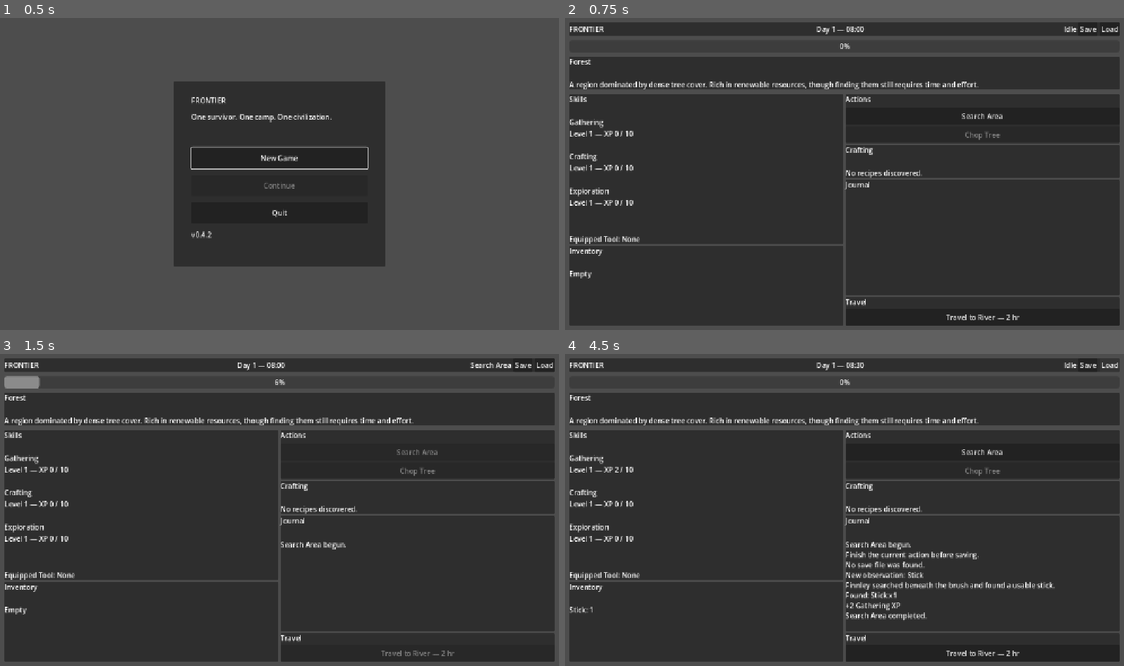
Above: before the commit, frames 1-4 (two rows, left to right).
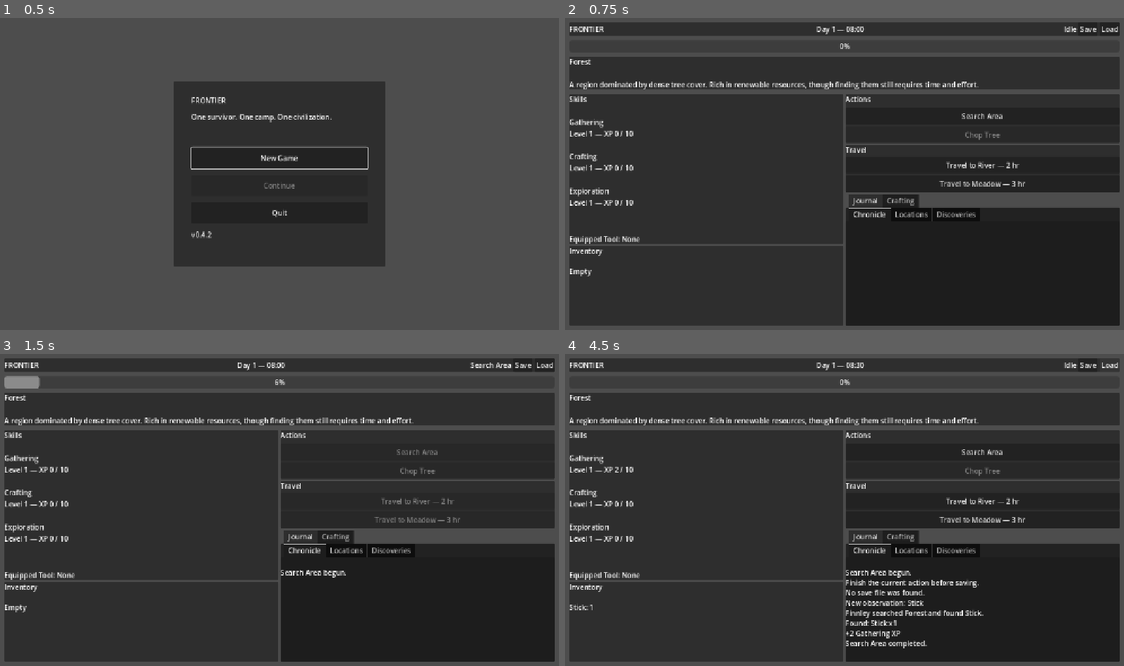
Above: after the commit, the same moments.

Repository: thegrundle-git/frontierthegame
Game: Godot game, scene res://scenes/ui/MainMenu.tscn
The game is run twice, just before and just after one commit, with the same random seed, the same clock (stepped at 60 frames per second) and the same inputs.
Inputs:
- Up to frame 1 (0.5 s): no input
- Up to frame 2 (0.75 s): click "New Game" at 0.5 s
- Up to frame 3 (1.5 s): click "Search Area" at 1.25 s
- Up to frame 4 (4.5 s): click "Save" at 2 s; click "Load" at 2.75 s

Frame 1 is identical in both runs. In frame 2, 3.9% of the frame differs, in the area x 0-100%, y 41-97%; in frame 3, 4.0%; in frame 4, 6.5%.

Commit message:
v0.5.0-alpha2 - Exploration foundation and UI overhaul
- Added Meadow as the third explorable location
- Added location-specific search loot tables
- Added Wild Herb and Wild Flower resources
- Refactored SearchAction to use location data instead of hardcoded loot
- Added SearchLootEntryData resource for biome-specific loot tables
- Introduced Journal tabs (Chronicle, Locations, Discoveries)
- Moved Crafting into its own Detail tab
- Converted Inventory to a scrolling RichTextLabel
- Fixed UI resizing issues caused by growing inventory, crafting, and journal content
- Improved layout scalability for future content
- Prepared the foundation for permanent journal entries, landmarks, and generated narratives

Diff:
--- /dev/null
+++ b/resources/items/flower.tres
@@ -0,0 +1,13 @@
+[gd_resource type="Resource" script_class="ItemData" format=3 uid="uid://cjeguvv2epm3y"]
+
+[ext_resource type="Script" uid="uid://b7c5v3pbowv1w" path="res://scripts/resources/ItemData.gd" id="1_i1juu"]
+
+[resource]
+script = ExtResource("1_i1juu")
+id = "flower"
+display_name = "Wild Flower"
+description = "A small flower rising above the grass. Its bright petals seem almost wasteful in a place where everything else struggles to survive."
+category = "Resource"
+weight = 0.05
+tags = Array[String](["gathering", "plant"])
+metadata/_custom_type_script = "uid://b7c5v3pbowv1w"
--- /dev/null
+++ b/resources/items/herb.tres
@@ -0,0 +1,13 @@
+[gd_resource type="Resource" script_class="ItemData" format=3 uid="uid://cmecjlbpkscjm"]
+
+[ext_resource type="Script" uid="uid://b7c5v3pbowv1w" path="res://scripts/resources/ItemData.gd" id="1_8w3dx"]
+
+[resource]
+script = ExtResource("1_8w3dx")
+id = "herb"
+display_name = "Wild Herb"
+description = "A hardy plant with a sharp, earthy scent. Its exact uses remain uncertain, but plants like this rarely grow without purpose."
+category = "Resource"
+weight = 0.05
+tags = Array[String](["gathering", "plant"])
+metadata/_custom_type_script = "uid://b7c5v3pbowv1w"
--- a/resources/locations/forest.tres
+++ b/resources/locations/forest.tres
@@ -3,13 +3,44 @@
 [ext_resource type="Resource" uid="uid://b83evycxax6um" path="res://resources/actions/search_area.tres" id="2_36u8b"]
 [ext_resource type="Script" uid="uid://dxiqo5ie3ebvb" path="res://scripts/resources/LocationData.gd" id="2_mqbdk"]
 [ext_resource type="Resource" uid="uid://d3im85fkwvyg2" path="res://resources/actions/chop_tree.tres" id="3_7q3hv"]
+[ext_resource type="Resource" uid="uid://ctwviw0tgrfik" path="res://resources/items/berry.tres" id="4_b71gb"]
 [ext_resource type="Script" uid="uid://clqlxjcsk56f3" path="res://scripts/resources/TravelConnectionData.gd" id="5_e2bfc"]
+[ext_resource type="Script" uid="uid://c3lxm4ibtebmo" path="res://scripts/resources/SearchLootEntryData.gd" id="5_ov7sf"]
+[ext_resource type="Resource" uid="uid://ctcp0jcmcamdv" path="res://resources/items/stick.tres" id="6_mnpna"]
+[ext_resource type="Resource" uid="uid://clcyx5iqp0lgl" path="res://resources/items/stone.tres" id="7_im3hc"]
 
-[sub_resource type="Resource" id="Resource_jq5ug"]
+[sub_resource type="Resource" id="Resource_r8hcy"]
+script = ExtResource("5_ov7sf")
+item = ExtResource("4_b71gb")
+weight = 15
+maximum_amount = 2
+metadata/_custom_type_script = "uid://c3lxm4ibtebmo"
+
+[sub_resource type="Resource" id="Resource_3pxe2"]
+script = ExtResource("5_ov7sf")
+item = ExtResource("6_mnpna")
+weight = 45
+maximum_amount = 2
+metadata/_custom_type_script = "uid://c3lxm4ibtebmo"
+
+[sub_resource type="Resource" id="Resource_jwej7"]
+script = ExtResource("5_ov7sf")
+item = ExtResource("7_im3hc")
+weight = 30
+metadata/_custom_type_script = "uid://c3lxm4ibtebmo"
+
+[sub_resource type="Resource" id="Resource_mqbdk"]
 script = ExtResource("5_e2bfc")
 destination_id = "river"
 duration_seconds = 4.0
-description = "Follow a narrow animal trail downhill until the sound of running water breaks through the trees."
+metadata/_custom_type_script = "uid://clqlxjcsk56f3"
+
+[sub_resource type="Resource" id="Resource_36u8b"]
+script = ExtResource("5_e2bfc")
+destination_id = "meadow"
+duration_seconds = 5.0
+game_minutes = 180
+xp_reward = 3
 metadata/_custom_type_script = "uid://clqlxjcsk56f3"
 
 [resource]
@@ -18,5 +49,6 @@
 display_name = "Forest"
 description = "A region dominated by dense tree cover. Rich in renewable resources, though finding them still requires time and effort."
 available_actions = [ExtResource("2_36u8b"), ExtResource("3_7q3hv")]
-travel_connections = [SubResource("Resource_jq5ug")]
+travel_connections = [SubResource("Resource_mqbdk"), SubResource("Resource_36u8b"), null]
+search_loot = Array[Resource]([SubResource("Resource_r8hcy"), SubResource("Resource_3pxe2"), SubResource("Resource_jwej7")])
 metadata/_custom_type_script = "uid://dxiqo5ie3ebvb"
--- /dev/null
+++ b/resources/locations/meadow.tres
@@ -0,0 +1,56 @@
+[gd_resource type="Resource" script_class="LocationData" format=3 uid="uid://dfj6hpa5okysq"]
+
+[ext_resource type="Script" uid="uid://dxw7aqst831bm" path="res://scripts/resources/ActionData.gd" id="1_1vv03"]
+[ext_resource type="Resource" uid="uid://b83evycxax6um" path="res://resources/actions/search_area.tres" id="1_np2v2"]
+[ext_resource type="Script" uid="uid://dxiqo5ie3ebvb" path="res://scripts/resources/LocationData.gd" id="3_fefgo"]
+[ext_resource type="Resource" uid="uid://cmecjlbpkscjm" path="res://resources/items/herb.tres" id="4_1hl72"]
+[ext_resource type="Script" uid="uid://clqlxjcsk56f3" path="res://scripts/resources/TravelConnectionData.gd" id="4_fefgo"]
+[ext_resource type="Script" uid="uid://c3lxm4ibtebmo" path="res://scripts/resources/SearchLootEntryData.gd" id="5_mj1na"]
+[ext_resource type="Resource" uid="uid://ctwviw0tgrfik" path="res://resources/items/berry.tres" id="6_sko63"]
+[ext_resource type="Resource" uid="uid://ctcp0jcmcamdv" path="res://resources/items/stick.tres" id="7_lcd2k"]
+[ext_resource type="Resource" uid="uid://cjeguvv2epm3y" path="res://resources/items/flower.tres" id="8_h4vq3"]
+
+[sub_resource type="Resource" id="Resource_wuuc8"]
+script = ExtResource("5_mj1na")
+item = ExtResource("4_1hl72")
+weight = 35
+maximum_amount = 2
+metadata/_custom_type_script = "uid://c3lxm4ibtebmo"
+
+[sub_resource type="Resource" id="Resource_hpfw3"]
+script = ExtResource("5_mj1na")
+item = ExtResource("6_sko63")
+weight = 25
+maximum_amount = 2
+metadata/_custom_type_script = "uid://c3lxm4ibtebmo"
+
+[sub_resource type="Resource" id="Resource_xlnlg"]
+script = ExtResource("5_mj1na")
+item = ExtResource("7_lcd2k")
+weight = 20
+metadata/_custom_type_script = "uid://c3lxm4ibtebmo"
+
+[sub_resource type="Resource" id="Resource_k18l8"]
+script = ExtResource("5_mj1na")
+item = ExtResource("8_h4vq3")
+weight = 12
+metadata/_custom_type_script = "uid://c3lxm4ibtebmo"
+
+[sub_resource type="Resource" id="Resource_36u8b"]
+script = ExtResource("4_fefgo")
+destination_id = "forest"
+duration_seconds = 5.0
+game_minutes = 180
+xp_reward = 3
+metadata/_custom_type_script = "uid://clqlxjcsk56f3"
+
+[resource]
+script = ExtResource("3_fefgo")
+id = "meadow"
+display_name = "Meadow"
+description = "Tall grass sways gently in the breeze, concealing herbs, flowers, and the occasional wandering animal. The open land feels peaceful, but even peaceful places can hide danger."
+available_actions = Array[ExtResource("1_1vv03")]([ExtResource("1_np2v2")])
+travel_connections = Array[ExtResource("4_fefgo")]([SubResource("Resource_36u8b")])
+search_loot = Array[Resource]([SubResource("Resource_wuuc8"), SubResource("Resource_hpfw3"), SubResource("Resource_xlnlg"), SubResource("Resource_k18l8")])
+empty_search_weight = 8
+metadata/_custom_type_script = "uid://dxiqo5ie3ebvb"
--- a/resources/locations/river.tres
+++ b/resources/locations/river.tres
@@ -1,8 +1,32 @@
 [gd_resource type="Resource" script_class="LocationData" format=3 uid="uid://c34dox5ofuluv"]
 
+[ext_resource type="Script" uid="uid://dxw7aqst831bm" path="res://scripts/resources/ActionData.gd" id="1_tisep"]
 [ext_resource type="Resource" uid="uid://b83evycxax6um" path="res://resources/actions/search_area.tres" id="2_lq47s"]
 [ext_resource type="Script" uid="uid://dxiqo5ie3ebvb" path="res://scripts/resources/LocationData.gd" id="2_tisep"]
 [ext_resource type="Script" uid="uid://clqlxjcsk56f3" path="res://scripts/resources/TravelConnectionData.gd" id="3_lq47s"]
+[ext_resource type="Resource" uid="uid://clcyx5iqp0lgl" path="res://resources/items/stone.tres" id="4_thqau"]
+[ext_resource type="Script" uid="uid://c3lxm4ibtebmo" path="res://scripts/resources/SearchLootEntryData.gd" id="5_77xmv"]
+[ext_resource type="Resource" uid="uid://ctcp0jcmcamdv" path="res://resources/items/stick.tres" id="6_8y3ha"]
+[ext_resource type="Resource" uid="uid://ctwviw0tgrfik" path="res://resources/items/berry.tres" id="7_5txsx"]
+
+[sub_resource type="Resource" id="Resource_xsfm0"]
+script = ExtResource("5_77xmv")
+item = ExtResource("4_thqau")
+weight = 45
+maximum_amount = 2
+metadata/_custom_type_script = "uid://c3lxm4ibtebmo"
+
+[sub_resource type="Resource" id="Resource_rv83x"]
+script = ExtResource("5_77xmv")
+item = ExtResource("6_8y3ha")
+weight = 25
+metadata/_custom_type_script = "uid://c3lxm4ibtebmo"
+
+[sub_resource type="Resource" id="Resource_627l5"]
+script = ExtResource("5_77xmv")
+item = ExtResource("7_5txsx")
+weight = 20
+metadata/_custom_type_script = "uid://c3lxm4ibtebmo"
 
 [sub_resource type="Resource" id="Resource_b71gb"]
 script = ExtResource("3_lq47s")
@@ -16,6 +40,7 @@
 id = "river"
 display_name = "River"
 description = "A natural freshwater watercourse that supports the surrounding environment. A dependable source of water and a common place to find useful resources."
-available_actions = [ExtResource("2_lq47s")]
-travel_connections = [SubResource("Resource_b71gb")]
+available_actions = Array[ExtResource("1_tisep")]([ExtResource("2_lq47s")])
+travel_connections = Array[ExtResource("3_lq47s")]([SubResource("Resource_b71gb")])
+search_loot = Array[Resource]([SubResource("Resource_xsfm0"), SubResource("Resource_rv83x"), SubResource("Resource_627l5")])
 metadata/_custom_type_script = "uid://dxiqo5ie3ebvb"
--- a/scenes/ui/GameUI.tscn
+++ b/scenes/ui/GameUI.tscn
@@ -115,12 +115,10 @@
 layout_mode = 2
 theme_override_constants/separation = 8
 
-[node name="InventoryLabel" type="Label" parent="ScreenMargin/MainLayout/MiddleRow/LeftColumn/InventoryPanel/InventoryLayout" unique_id=1375334822]
-unique_name_in_owner = true
-layout_mode = 2
-text = "Inventory
-
-Empty"
+[node name="InventoryLabel" type="RichTextLabel" parent="ScreenMargin/MainLayout/MiddleRow/LeftColumn/InventoryPanel/InventoryLayout" unique_id=1901707611]
+unique_name_in_owner = true
+layout_mode = 2
+size_flags_vertical = 3
 
 [node name="RightColumn" type="VBoxContainer" parent="ScreenMargin/MainLayout/MiddleRow" unique_id=2073829759]
 layout_mode = 2
@@ -141,55 +139,85 @@
 unique_name_in_owner = true
 layout_mode = 2
 
-[node name="CraftPanel" type="PanelContainer" parent="ScreenMargin/MainLayout/MiddleRow/RightColumn" unique_id=12433698]
-layout_mode = 2
-
-[node name="CraftList" type="VBoxContainer" parent="ScreenMargin/MainLayout/MiddleRow/RightColumn/CraftPanel" unique_id=1776161968]
-layout_mode = 2
-
-[node name="RecipeLabel" type="Label" parent="ScreenMargin/MainLayout/MiddleRow/RightColumn/CraftPanel/CraftList" unique_id=1619250410]
-unique_name_in_owner = true
-layout_mode = 2
+[node name="TravelPanel" type="PanelContainer" parent="ScreenMargin/MainLayout/MiddleRow/RightColumn" unique_id=1056504366]
+layout_mode = 2
+
+[node name="TravelLayout" type="VBoxContainer" parent="ScreenMargin/MainLayout/MiddleRow/RightColumn/TravelPanel" unique_id=1701085096]
+layout_mode = 2
+
+[node name="TravelTitle" type="Label" parent="ScreenMargin/MainLayout/MiddleRow/RightColumn/TravelPanel/TravelLayout" unique_id=1896659793]
+layout_mode = 2
+text = "Travel"
+
+[node name="TravelList" type="VBoxContainer" parent="ScreenMargin/MainLayout/MiddleRow/RightColumn/TravelPanel/TravelLayout" unique_id=1482779917]
+unique_name_in_owner = true
+layout_mode = 2
+
+[node name="DetailTabs" type="TabContainer" parent="ScreenMargin/MainLayout/MiddleRow/RightColumn" unique_id=314125264]
+layout_mode = 2
+size_flags_vertical = 3
+current_tab = 0
+
+[node name="Journal" type="PanelContainer" parent="ScreenMargin/MainLayout/MiddleRow/RightColumn/DetailTabs" unique_id=1891697158]
+layout_mode = 2
+size_flags_vertical = 3
+metadata/_tab_index = 0
+
+[node name="JournalTabs" type="TabContainer" parent="ScreenMargin/MainLayout/MiddleRow/RightColumn/DetailTabs/Journal" unique_id=848680813]
+unique_name_in_owner = true
+layout_mode = 2
+current_tab = 0
+
+[node name="Chronicle" type="MarginContainer" parent="ScreenMargin/MainLayout/MiddleRow/RightColumn/DetailTabs/Journal/JournalTabs" unique_id=2021029852]
+layout_mode = 2
+metadata/_tab_index = 0
+
+[node name="EventLog" type="RichTextLabel" parent="ScreenMargin/MainLayout/MiddleRow/RightColumn/DetailTabs/Journal/JournalTabs/Chronicle" unique_id=606803694]
+unique_name_in_owner = true
+layout_mode = 2
+scroll_following = true
+
+[node name="Locations" type="MarginContainer" parent="ScreenMargin/MainLayout/MiddleRow/RightColumn/DetailTabs/Journal/JournalTabs" unique_id=1193564463]
+visible = false
+layout_mode = 2
+metadata/_tab_index = 1
+
+[node name="LocationsLog" type="RichTextLabel" parent="ScreenMargin/MainLayout/MiddleRow/RightColumn/DetailTabs/Journal/JournalTabs/Locations" unique_id=1351369458]
+unique_name_in_owner = true
+layout_mode = 2
+text = "No locations recorded."
+
+[node name="Discoveries" type="MarginContainer" parent="ScreenMargin/MainLayout/MiddleRow/RightColumn/DetailTabs/Journal/JournalTabs" unique_id=1940248824]
+visible = false
+layout_mode = 2
+metadata/_tab_index = 2
+
+[node name="DiscoveriesLog" type="RichTextLabel" parent="ScreenMargin/MainLayout/MiddleRow/RightColumn/DetailTabs/Journal/JournalTabs/Discoveries" unique_id=220362884]
+unique_name_in_owner = true
+layout_mode = 2
+text = "No discoveries recorded."
+
+[node name="Crafting" type="PanelContainer" parent="ScreenMargin/MainLayout/MiddleRow/RightColumn/DetailTabs" unique_id=12433698]
+visible = false
+layout_mode = 2
+metadata/_tab_index = 1
+
+[node name="CraftList" type="VBoxContainer" parent="ScreenMargin/MainLayout/MiddleRow/RightColumn/DetailTabs/Crafting" unique_id=1776161968]
+layout_mode = 2
+
+[node name="RecipeLabel" type="Label" parent="ScreenMargin/MainLayout/MiddleRow/RightColumn/DetailTabs/Crafting/CraftList" unique_id=1619250410]
+unique_name_in_owner = true
+layout_mode = 2
+size_flags_vertical = 1
 text = "Crafting
 
 No recipes discovered."
 
-[node name="CraftButton" type="Button" parent="ScreenMargin/MainLayout/MiddleRow/RightColumn/CraftPanel/CraftList" unique_id=2007992763]
-unique_name_in_owner = true
+[node name="CraftButton" type="Button" parent="ScreenMargin/MainLayout/MiddleRow/RightColumn/DetailTabs/Crafting/CraftList" unique_id=2007992763]
+unique_name_in_owner = true
+custom_minimum_size = Vector2(0, 38)
 layout_mode = 2
 text = "Craft Stone Axe"
-
-[node name="JournalPanel" type="PanelContainer" parent="ScreenMargin/MainLayout/MiddleRow/RightColumn" unique_id=1891697158]
-layout_mode = 2
-size_flags_vertical = 3
-
-[node name="JournalLayout" type="VBoxContainer" parent="ScreenMargin/MainLayout/MiddleRow/RightColumn/JournalPanel" unique_id=947956]
-layout_mode = 2
-theme_override_constants/separation = 8
-
-[node name="JournalTitle" type="Label" parent="ScreenMargin/MainLayout/MiddleRow/RightColumn/JournalPanel/JournalLayout" unique_id=336282257]
-layout_mode = 2
-text = "Journal"
-
-[node name="EventLog" type="RichTextLabel" parent="ScreenMargin/MainLayout/MiddleRow/RightColumn/JournalPanel/JournalLayout" unique_id=782362239]
-unique_name_in_owner = true
-layout_mode = 2
-size_flags_vertical = 3
-scroll_following = true
-
-[node name="TravelPanel" type="PanelContainer" parent="ScreenMargin/MainLayout/MiddleRow/RightColumn" unique_id=1056504366]
-layout_mode = 2
-
-[node name="TravelLayout" type="VBoxContainer" parent="ScreenMargin/MainLayout/MiddleRow/RightColumn/TravelPanel" unique_id=1701085096]
-layout_mode = 2
-
-[node name="TravelTitle" type="Label" parent="ScreenMargin/MainLayout/MiddleRow/RightColumn/TravelPanel/TravelLayout" unique_id=1896659793]
-layout_mode = 2
-text = "Travel"
-
-[node name="TravelList" type="VBoxContainer" parent="ScreenMargin/MainLayout/MiddleRow/RightColumn/TravelPanel/TravelLayout" unique_id=1482779917]
-unique_name_in_owner = true
-layout_mode = 2
 
 [node name="EventOverlay" type="CenterContainer" parent="." unique_id=1164358211]
 unique_name_in_owner = true
@@ -225,4 +253,4 @@
 
 [connection signal="pressed" from="ScreenMargin/MainLayout/HeaderPanel/HeaderLayout/SaveButton" to="." method="_on_save_button_pressed"]
 [connection signal="pressed" from="ScreenMargin/MainLayout/HeaderPanel/HeaderLayout/LoadButton" to="." method="_on_load_button_pressed"]
-[connection signal="pressed" from="ScreenMargin/MainLayout/MiddleRow/RightColumn/CraftPanel/CraftList/CraftButton" to="." method="_on_craft_button_pressed"]
+[connection signal="pressed" from="ScreenMargin/MainLayout/MiddleRow/RightColumn/DetailTabs/Crafting/CraftList/CraftButton" to="." method="_on_craft_button_pressed"]
--- a/scripts/actions/SearchAction.gd
+++ b/scripts/actions/SearchAction.gd
@@ -6,77 +6,125 @@
 	if survivor == null:
 		return false
 
-	var roll := randi_range(1, 100)
+	var location := GameManager.current_location
 
-	var item_id := ""
-	var amount := 0
-	var event_text := ""
+	if location == null:
+		_add_event(
+			"There is nowhere to search."
+		)
+		return false
 
-	if roll <= 45:
-		item_id = "stick"
-		amount = 1
-
-		event_text = (
-			survivor.data.display_name
-			+ " searched beneath the brush and found a usable stick."
-		)
-
-	elif roll <= 75:
-		item_id = "stone"
-		amount = 1
-
-		event_text = (
-			survivor.data.display_name
-			+ " uncovered a loose stone among the dirt and roots."
-		)
-
-	elif roll <= 90:
-		item_id = "berry"
-		amount = 1
-
-		event_text = (
-			survivor.data.display_name
-			+ " found a cluster of wild berries."
-		)
-
-	else:
-		event_text = (
-			survivor.data.display_name
-			+ " searched the area but found nothing useful."
-		)
+	var chosen_entry := _choose_loot_entry(
+		location
+	)
 
 	survivor.gain_knowledge(1)
 
-	if not item_id.is_empty():
-		survivor.inventory.add_item(
-			item_id,
-			amount
+	if chosen_entry == null:
+		_add_event(
+			survivor.data.display_name
+			+ " searched "
+			+ location.display_name
+			+ " but found nothing useful."
 		)
 
-		DiscoveryManager.record_item_observation(
-			item_id
+		DiscoveryManager.check_discoveries()
+		return true
+
+	if chosen_entry.item == null:
+		push_warning(
+			"Search loot entry has no item in location: "
+			+ location.id
 		)
+		return false
+
+	var amount := chosen_entry.get_random_amount()
+	var item := chosen_entry.item
+
+	survivor.inventory.add_item(
+		item.id,
+		amount
+	)
+
+	DiscoveryManager.record_item_observation(
+		item.id
+	)
 
 	DiscoveryManager.check_discoveries()
 
-	_add_event(event_text)
+	_add_event(
+		survivor.data.display_name
+		+ " searched "
+		+ location.display_name
+		+ " and found "
+		+ item.display_name
+		+ "."
+	)
 
-	if not item_id.is_empty():
-		var item_data := ItemDatabase.get_item(
-			item_id
-		)
-
-		if item_data != null:
-			_add_event(
-				"Found: "
-				+ item_data.display_name
-				+ " x"
-				+ str(amount)
-			)
+	_add_event(
+		"Found: "
+		+ item.display_name
+		+ " x"
+		+ str(amount)
+	)
 
 	return true
 
 
+func _choose_loot_entry(
+	location: LocationData
+) -> SearchLootEntryData:
+	var total_weight: int = maxi(
+		location.empty_search_weight,
+		0
+	)
+
+	for entry in location.search_loot:
+		if entry == null:
+			continue
+
+		if entry.item == null:
+			continue
+
+		total_weight += maxi(
+			entry.weight,
+			0
+		)
+
+	if total_weight <= 0:
+		return null
+
+	var roll: int = randi_range(
+		1,
+		total_weight
+	)
+
+	var empty_weight: int = maxi(
+		location.empty_search_weight,
+		0
+	)
+
+	if roll <= empty_weight:
+		return null
+
+	var current_weight: int = empty_weight
+
+	for entry in location.search_loot:
+		if entry == null:
+			continue
+
+		if entry.item == null:
+			continue
+
+		current_weight += maxi(
+			entry.weight,
+			0
+		)
+
+		if roll <= current_weight:
+			return entry
+
+	return null
 func _add_event(message: String) -> void:
 	if GameManager.game_ui != null:
 		GameManager.game_ui.add_event(message)
--- a/scripts/autoload/ItemDatabase.gd
+++ b/scripts/autoload/ItemDatabase.gd
@@ -12,12 +12,14 @@
 	items.clear()
 
 	var item_paths: Array[String] = [
-		"res://resources/items/stick.tres",
-		"res://resources/items/stone.tres",
-		"res://resources/items/berry.tres",
-		"res://resources/items/stone_axe.tres",
-		"res://resources/items/wood_log.tres"
-	]
+	"res://resources/items/stick.tres",
+	"res://resources/items/stone.tres",
+	"res://resources/items/berry.tres",
+	"res://resources/items/stone_axe.tres",
+	"res://resources/items/wood_log.tres",
+	"res://resources/items/herb.tres",
+	"res://resources/items/flower.tres"
+]
 
 	for item_path in item_paths:
 		var loaded_resource := load(item_path)
--- a/scripts/autoload/LocationDatabase.gd
+++ b/scripts/autoload/LocationDatabase.gd
@@ -13,7 +13,8 @@
 
 	var location_paths: Array[String] = [
 		"res://resources/locations/forest.tres",
-		"res://resources/locations/river.tres"
+		"res://resources/locations/river.tres",
+		"res://resources/locations/meadow.tres"
 	]
 
 	for location_path in location_paths:
--- a/scripts/resources/LocationData.gd
+++ b/scripts/resources/LocationData.gd
@@ -8,5 +8,11 @@
 @export_multiline
 var description: String = ""
 
-@export var available_actions: Array = []
-@export var travel_connections: Array = []
+@export var available_actions: Array[ActionData] = []
+@export var travel_connections: Array[TravelConnectionData] = []
+
+@export_group("Searching")
+@export var search_loot: Array[SearchLootEntryData] = []
+
+@export_range(0, 1000, 1)
+var empty_search_weight: int = 10
--- /dev/null
+++ b/scripts/resources/SearchLootEntryData.gd
@@ -0,0 +1,31 @@
+extends Resource
+class_name SearchLootEntryData
+
+
+@export var item: ItemData
+
+@export_range(0, 1000, 1)
+var weight: int = 1
+
+@export_range(1, 999, 1)
+var minimum_amount: int = 1
+
+@export_range(1, 999, 1)
+var maximum_amount: int = 1
+
+
+func get_random_amount() -> int:
+	var safe_minimum: int = maxi(
+		minimum_amount,
+		1
+	)
+
+	var safe_maximum: int = maxi(
+		maximum_amount,
+		safe_minimum
+	)
+
+	return randi_range(
+		safe_minimum,
+		safe_maximum
+	)
--- a/scripts/ui/GameUI.gd
+++ b/scripts/ui/GameUI.gd
@@ -5,7 +5,7 @@
 
 
 @onready var event_log: RichTextLabel = %EventLog
-@onready var inventory_label: Label = %InventoryLabel
+@onready var inventory_label: RichTextLabel = %InventoryLabel
 @onready var skills_label: Label = %SkillsLabel
 @onready var tool_label: Label = %ToolLabel
 @onready var location_label: Label = %LocationLabel
Not shown, added: scripts/resources/SearchLootEntryData.gd.uid
Not shown, changed: CHANGELOG.md
